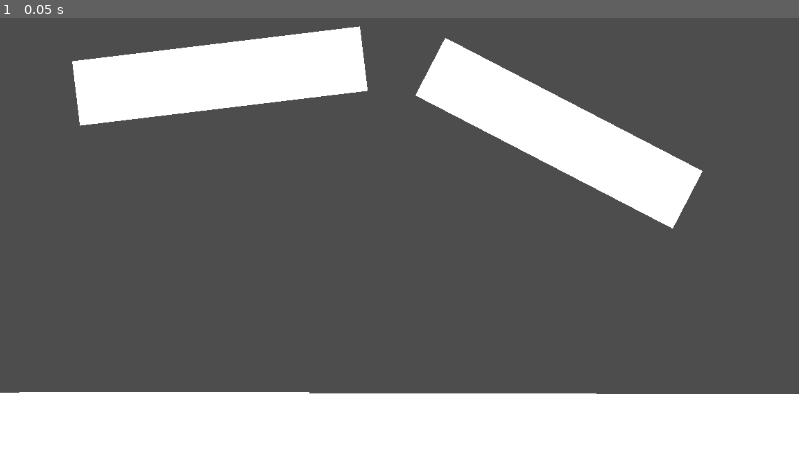
Above: before the commit, frame 1.
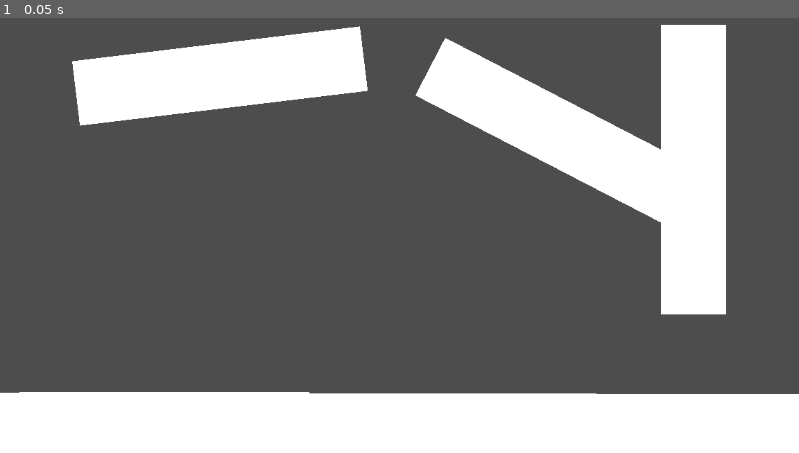
Above: after the commit, the same moment.

Repository: 6thAce/Lighting
Game: Godot game, scene res://bg.tscn
The game is run twice, just before and just after one commit, with the same random seed, the same clock (stepped at 60 frames per second) and the same inputs. The project has no main scene, so this scene is started directly. The engine's default icon, where the game draws it, is replaced by a stand-in: a white triangle on a blue panel in a dark square.
Inputs:
- Up to frame 1 (0.05 s): no input

The runs differ from the first frame. In frame 1, 4.9% of the frame differs, in the area x 82-91%, y 1-69%.

Commit message:
Update bg.tscn

Diff:
--- a/bg.tscn
+++ b/bg.tscn
@@ -23,3 +23,7 @@
 
 [node name="tile6" parent="." instance=ExtResource("1_t4gw0")]
 position = Vector2(943, 610)
+
+[node name="tile7" parent="." instance=ExtResource("1_t4gw0")]
+position = Vector2(1000, 364)
+rotation = -1.5708
